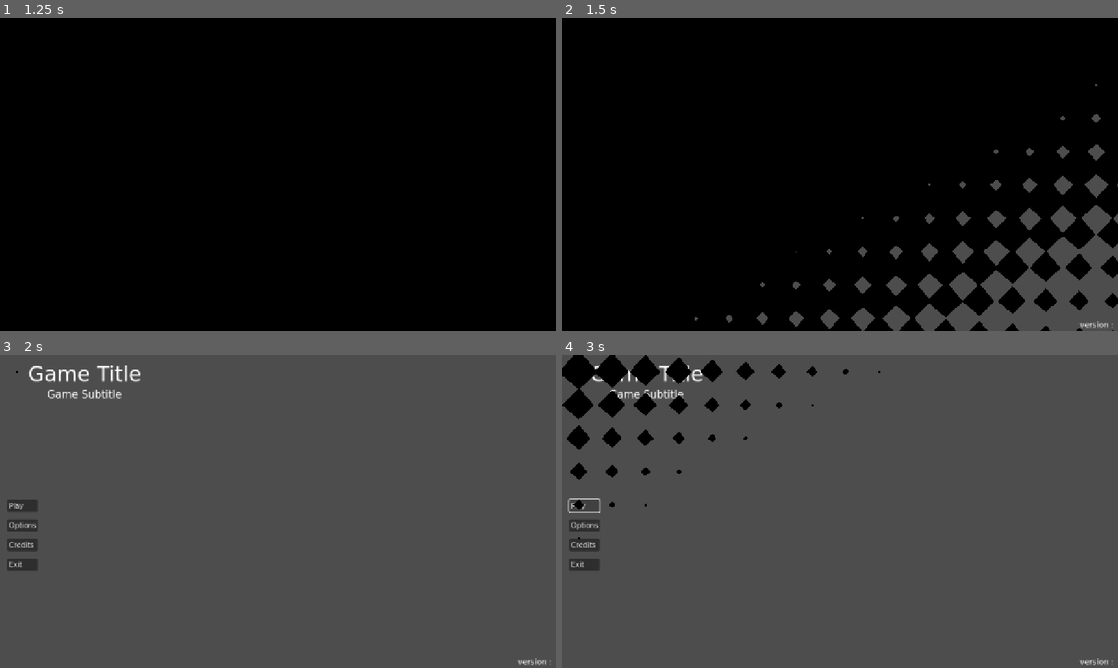
Above: before the commit, frames 1-4 (two rows, left to right).
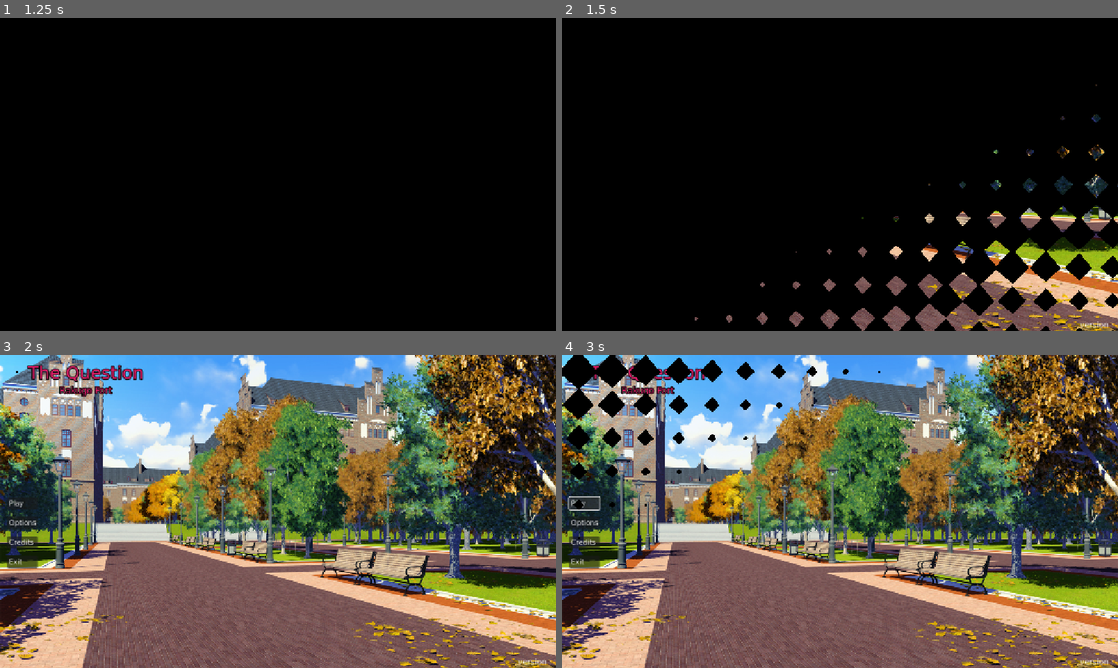
Above: after the commit, the same moments.

Repository: rakugoteam/The-Question
Game: Godot game, scene res://scenes/Bootstrap/bootstrap.tscn
Same seed, same stepped clock (60 frames per second), same inputs: the game is played once before the commit and once after it. The engine's default icon, where the game draws it, is replaced by a stand-in: a white triangle on a blue panel in a dark square.
Inputs (mouse positions are in pixels of both pictures, inside the frame that each line leads up to):
- Up to frame 1 (1.25 s): tap Enter (ui_accept) at 0.5, 0.77 s; move the mouse to (400, 158) at 0.52 s; hold D (move_right) from 0.53 s (still down); tap E (interact) at 0.6 s; click (400, 158) at 0.67 s
- Up to frame 2 (1.5 s): release D (move_right) at 1.25 s; tap Enter (ui_accept) at 1.25 s; drag from (728, 190) to (812, 237) at 1.27 s
- Up to frame 3 (2 s): no input
- Up to frame 4 (3 s): move the mouse to (895, 442) at 2.02 s; hold D (move_right) 2.03-2.75 s; hold Shift 2.03-2.75 s; click "Play" at 2.75 s

Frame 1 is identical in both runs. In frame 2, 8.7% of the frame differs, in the area x 23-100%, y 21-100%; in frame 3, 97%, in the area x 0-100%, y 0-100%; in frame 4, 94%.
Error in both runs: Cannot call method 'get_error' on a null value. (res://addons/icons-fonts/icons_fonts/IconsFonts.gd:57)

Commit message:
prepare MainMenu

Diff:
--- a/scenes/MainMenu/MainMenu.tscn
+++ b/scenes/MainMenu/MainMenu.tscn
@@ -1,10 +1,23 @@
-[gd_scene load_steps=6 format=3 uid="uid://c6k5nnpbypshi"]
+[gd_scene load_steps=9 format=3 uid="uid://c6k5nnpbypshi"]
 
-[ext_resource type="Script" path="res://scenes/MainMenu/MainMenu.gd" id="1"]
+[ext_resource type="Script" uid="uid://2cvjfseljf2o" path="res://scenes/MainMenu/MainMenu.gd" id="1"]
 [ext_resource type="PackedScene" uid="uid://t2dui8ppm3a4" path="res://scenes/Credits/Credits.tscn" id="3_5dhvp"]
+[ext_resource type="Texture2D" uid="uid://bo6v222eqei2e" path="res://the_question-og/game/gui/main_menu.png" id="3_r8q81"]
 [ext_resource type="PackedScene" uid="uid://bkcsjsk2ciff" path="res://addons/rakugo_game_template/MusicPlayers/BackgroundMusicPlayer.tscn" id="4_w8sbm"]
 [ext_resource type="PackedScene" uid="uid://choevp6ilq78t" path="res://scenes/LoadSaveMenu/loadSaveMenu.tscn" id="5_mfpq2"]
 [ext_resource type="PackedScene" uid="uid://djnvp4x64ukay" path="res://scenes/OptionsMenu/OptionsContainer.tscn" id="6_ky335"]
+
+[sub_resource type="LabelSettings" id="LabelSettings_7j8ul"]
+font_size = 40
+font_color = Color(0.874356, 0.11463, 0.407597, 1)
+outline_size = 8
+outline_color = Color(0.0338533, 0.0338533, 0.0338533, 1)
+
+[sub_resource type="LabelSettings" id="LabelSettings_0qq82"]
+font_size = 20
+font_color = Color(0.874356, 0.11463, 0.407597, 1)
+outline_size = 8
+outline_color = Color(0.0338533, 0.0338533, 0.0338533, 1)
 
 [node name="MainMenu" type="Control"]
 layout_mode = 3
@@ -24,6 +37,7 @@
 anchor_bottom = 1.0
 grow_horizontal = 2
 grow_vertical = 2
+texture = ExtResource("3_r8q81")
 expand_mode = 1
 stretch_mode = 5
 
@@ -66,14 +80,16 @@
 [node name="Game_Title" type="Label" parent="VBoxContainer/HeaderMargin/TitlesContainer"]
 layout_mode = 2
 theme_override_font_sizes/font_size = 48
-text = "Game Title"
+text = "The Question"
+label_settings = SubResource("LabelSettings_7j8ul")
 horizontal_alignment = 1
 vertical_alignment = 1
 
 [node name="Game_SubTitle" type="Label" parent="VBoxContainer/HeaderMargin/TitlesContainer"]
 layout_mode = 2
 theme_override_font_sizes/font_size = 24
-text = "Game Subtitle"
+text = "Rakugo Port"
+label_settings = SubResource("LabelSettings_0qq82")
 horizontal_alignment = 1
 vertical_alignment = 1
 
